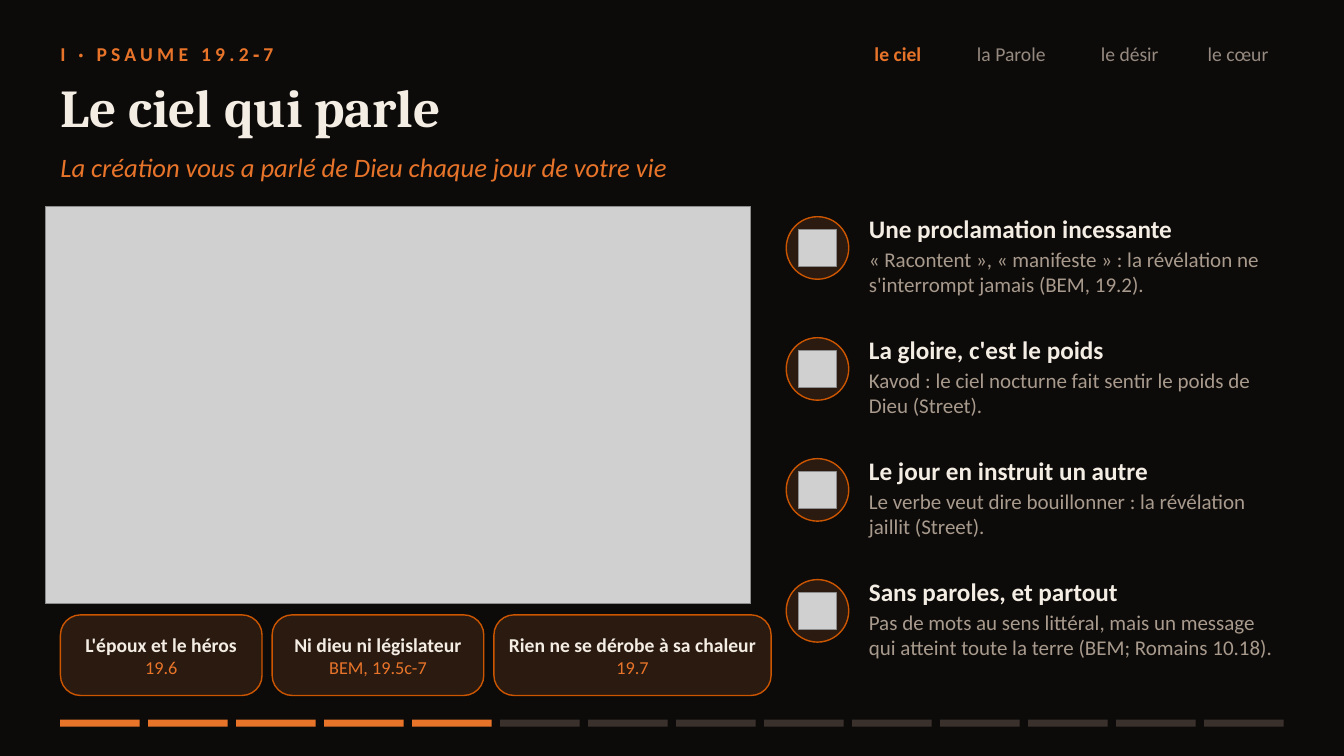
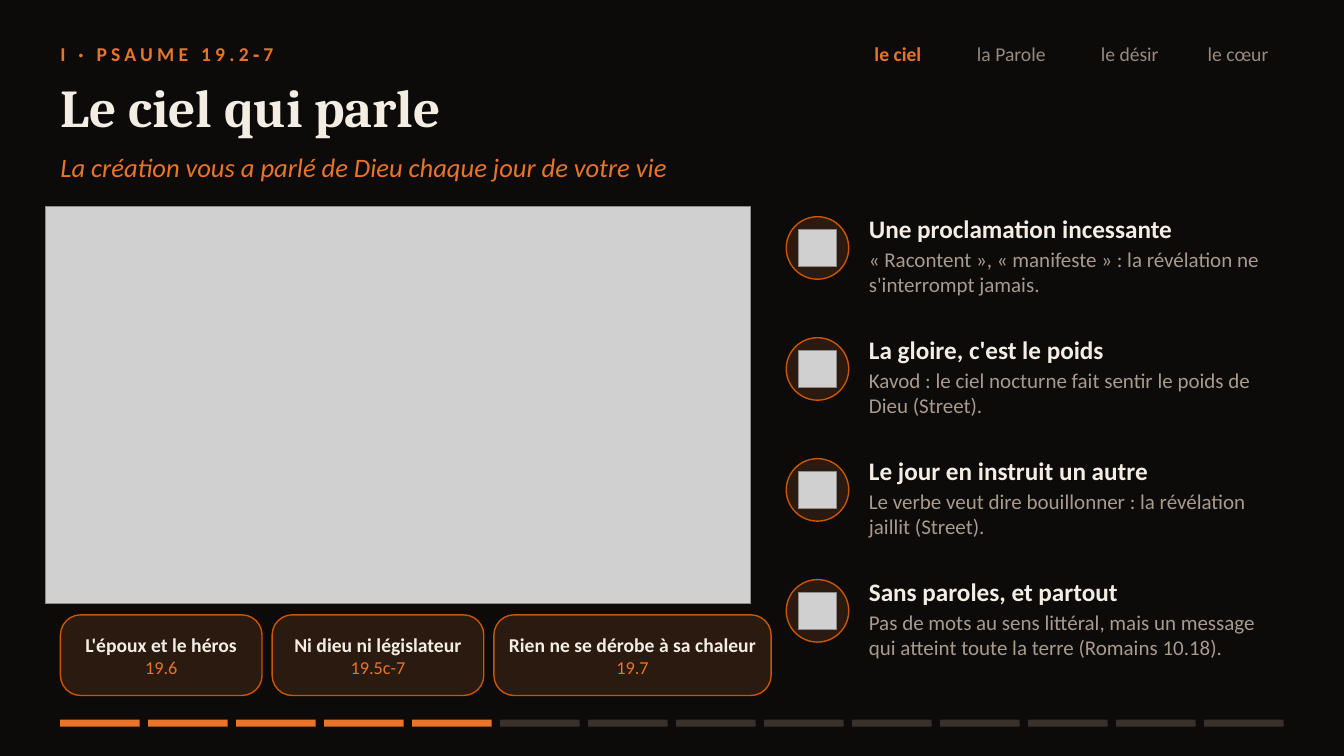
Before and after one commit to agbruneau/Prospection, a slide deck: slide 5 of Presentation-Psaume-19.pptx. Drawn at 1344x756 pixels with LibreOffice and Linux fonts; fonts in the diff are those of the drawing; grey boxes stand for pictures. Boxes give left, top, right and bottom in pixels: in the first picture for what was removed or moved away, otherwise in the second. Text is boxed around its words. In the diff, an @@ line names an element or a change of style, - is before the commit and + after.

```diff
--- a/Presentation-Psaume-19.pptx
+++ b/Presentation-Psaume-19.pptx
@@ text at bbox=[869, 252, 1258, 296]: text changed @@
-« Racontent », « manifeste » : la révélation ne s'interrompt jamais (BEM, 19.2).
+« Racontent », « manifeste » : la révélation ne s'interrompt jamais.
@@ text at bbox=[869, 615, 1255, 659]: text changed @@
-Pas de mots au sens littéral, mais un message qui atteint toute la terre (BEM; Romains 10.18).
+Pas de mots au sens littéral, mais un message qui atteint toute la terre (Romains 10.18).
@@ text at bbox=[351, 662, 406, 674]: text changed @@
-BEM, 19.5c-7
+19.5c-7
```
Also in this commit, not shown: 11 other slides changed, 4 other files.
